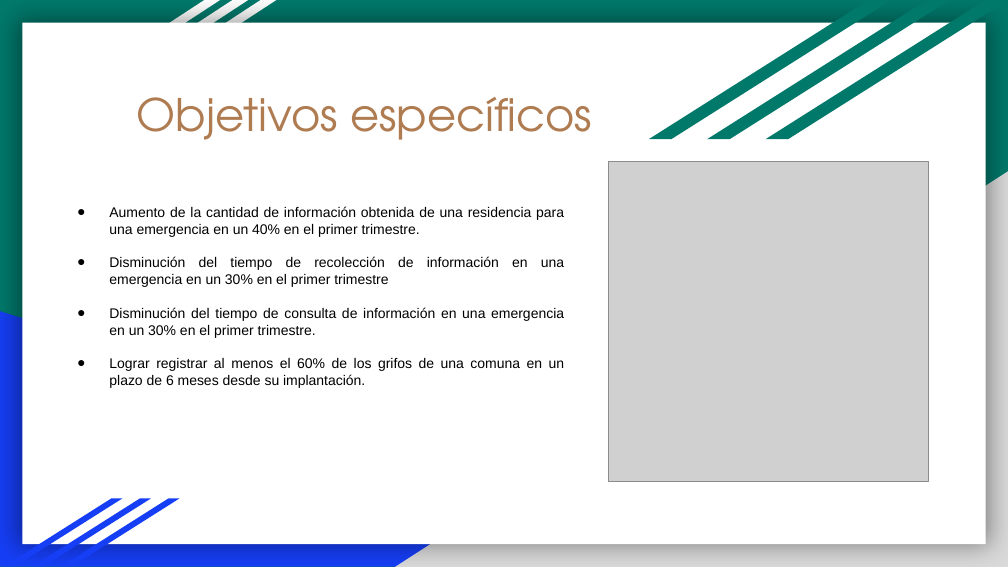
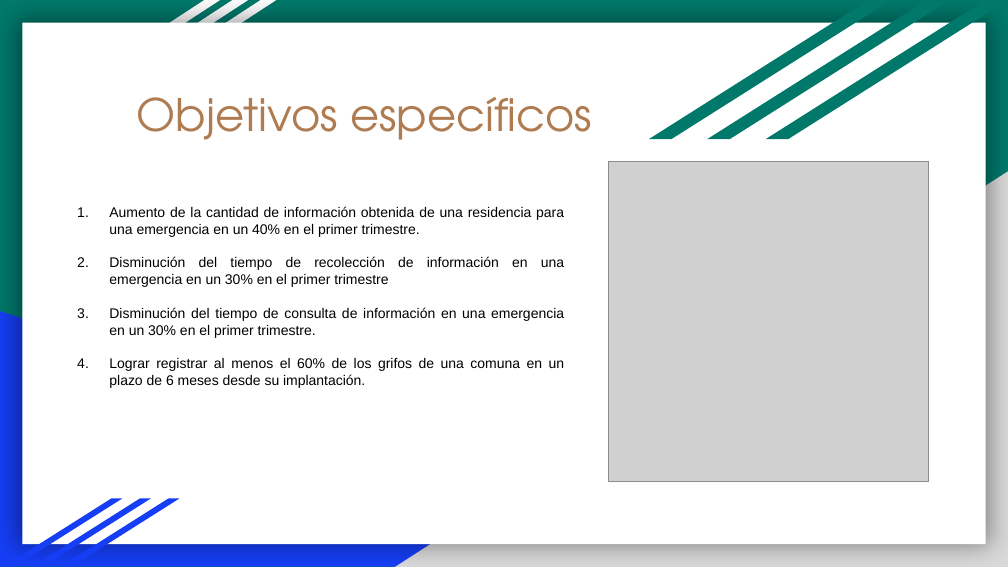
Before and after one commit to kfierroc/Capstone_G6_001, a slide deck: slide 6 of Fase 1/Evidencias Grupales/Presentación Fase 1.pptx. Drawn at 1008x567 pixels with LibreOffice and Linux fonts; fonts in the diff are those of the drawing; grey boxes stand for pictures. Boxes give left, top, right and bottom in pixels: in the first picture for what was removed or moved away, otherwise in the second. Text is boxed around its words. In the diff, an @@ line names an element or a change of style, - is before the commit and + after.

```diff
--- a/Fase 1/Evidencias Grupales/Presentación Fase 1.pptx
+++ b/Fase 1/Evidencias Grupales/Presentación Fase 1.pptx
@@ text "Aumento de la cantidad de ..." at [109, 206, 565, 388]: bullet ● to 1. @@
```
Also in this commit, not shown: 3 other slides changed, 2 slides added, 3 slides removed, 9 other files.
